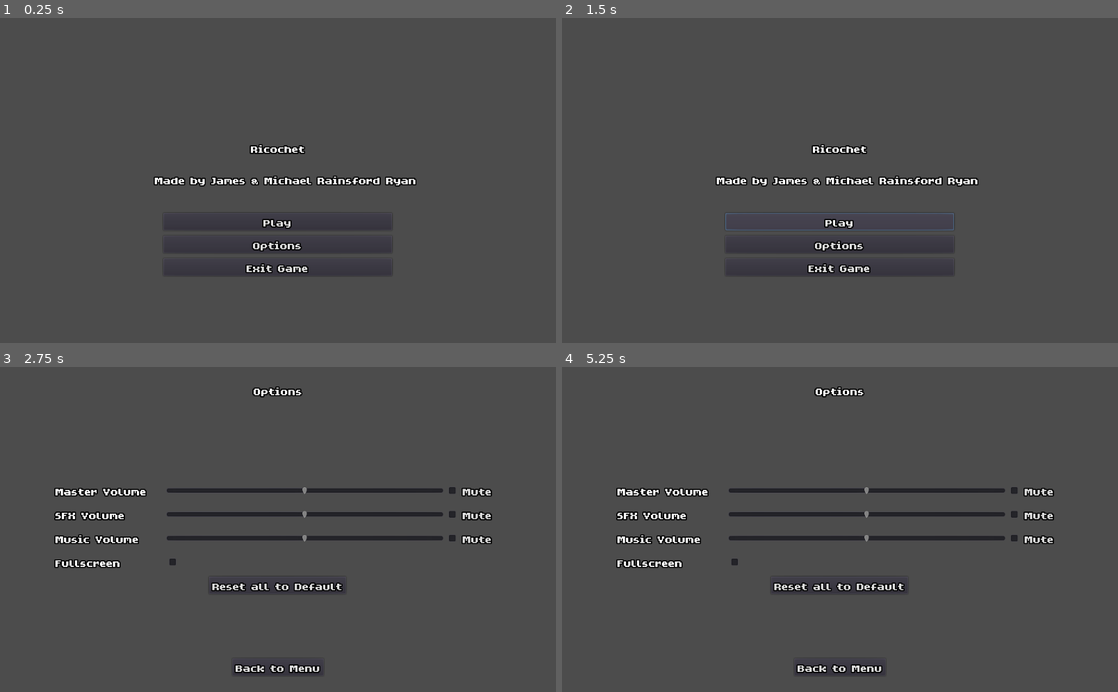
Above: before the commit, frames 1-4 (two rows, left to right).
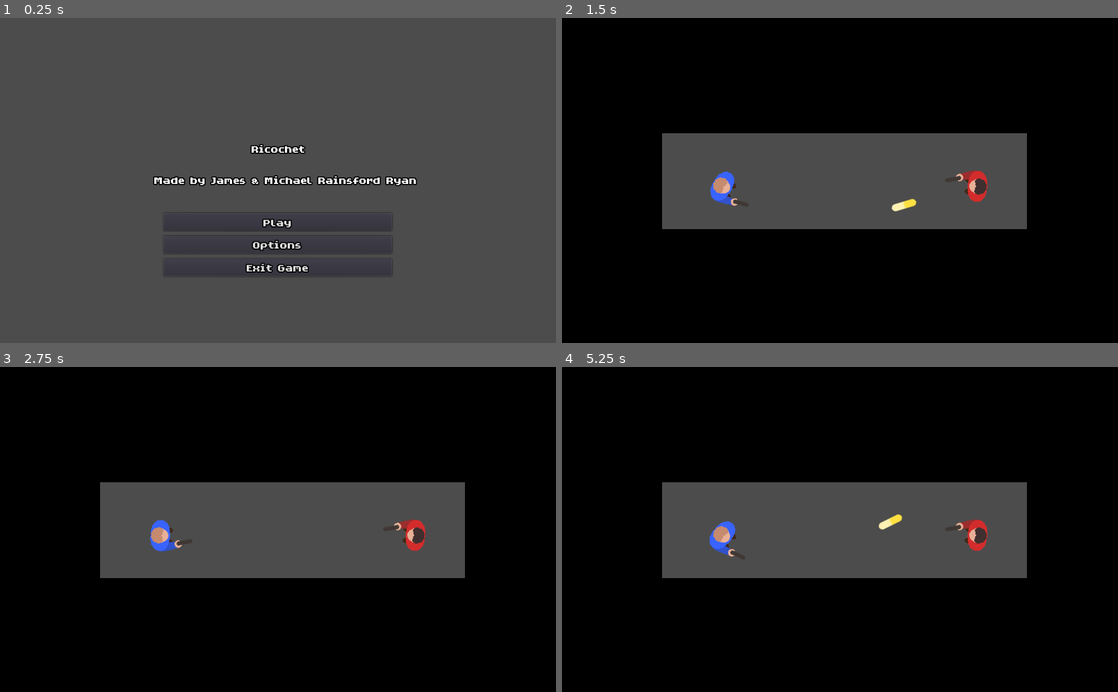
Above: after the commit, the same moments.

Repository: MichaelRRyan/ricochet
Game: Godot game, scene res://scenes/ui/main_menu_screen.tscn
The game is run twice, just before and just after one commit, with the same random seed, the same clock (stepped at 60 frames per second) and the same inputs.
Inputs (mouse positions are in pixels of both pictures, inside the frame that each line leads up to):
- Up to frame 1 (0.25 s): no input
- Up to frame 2 (1.5 s): click "Play" at 0.5 s; click (840, 222) at 1.25 s, where only the run before the commit has a clickable "Play"
- Up to frame 3 (2.75 s): click (278, 594) at 2 s, where only the run after the commit has a clickable "Retry Level"
- Up to frame 4 (5.25 s): click (840, 584) at 2.75 s, where only the run before the commit has a clickable "Reset all to Default"; click (840, 666) at 3.5 s, where only the run before the commit has a clickable "Back to Menu"; click (840, 571) at 4.25 s, where only the run after the commit has a clickable "Retry Level"; click (840, 594) at 5 s, where only the run before the commit has a clickable "Options"

The runs differ from the first frame. In frame 1, 1.2% of the frame differs, in the area x 27-75%, y 38-79%; in frame 2, 82%; in frame 3, 83%; in frame 4, 83%, in the area x 0-100%, y 0-100%.

Commit message:
Added fullscreen toggle and exit to main menu

Diff:
--- a/project.godot
+++ b/project.godot
@@ -17,6 +17,11 @@
 [autoload]
 
 UserPreferences="*res://scripts/user_preferences.gd"
+
+[display]
+
+window/stretch/mode="2d"
+window/stretch/aspect="keep"
 
 [input]
 
--- a/scenes/ui/level_complete_screen.tscn
+++ b/scenes/ui/level_complete_screen.tscn
@@ -54,3 +54,4 @@
 
 [connection signal="pressed" from="Options/NextLevelButton" to="." method="_on_NextLevelButton_pressed"]
 [connection signal="pressed" from="Options/RetryButton" to="." method="_on_RetryButton_pressed"]
+[connection signal="pressed" from="Options/ExitButton" to="." method="_on_ExitButton_pressed"]
--- a/scripts/ui/level_complete_screen.gd
+++ b/scripts/ui/level_complete_screen.gd
@@ -21,3 +21,9 @@
 
 
 #-------------------------------------------------------------------------------
+func _on_ExitButton_pressed():
+	var _r = get_tree().change_scene("res://scenes/ui/main_menu_screen.tscn")
+	get_tree().paused = false
+
+
+#-------------------------------------------------------------------------------
--- a/scripts/ui/level_failed_screen.gd
+++ b/scripts/ui/level_failed_screen.gd
@@ -15,8 +15,8 @@
 
 #-------------------------------------------------------------------------------
 func _on_ExitButton_pressed():
-	pass
-	#get_tree().paused = false
+	var _r = get_tree().change_scene("res://scenes/ui/main_menu_screen.tscn")
+	get_tree().paused = false
 
 
 #-------------------------------------------------------------------------------
--- a/scripts/ui/main_menu_screen.gd
+++ b/scripts/ui/main_menu_screen.gd
@@ -3,7 +3,7 @@
 
 #-------------------------------------------------------------------------------
 func _on_PlayButton_pressed():
-	pass # Replace with function body.
+	var _r = get_tree().change_scene("res://scenes/levels/level1.tscn")
 
 
 #-------------------------------------------------------------------------------
--- a/scripts/user_preferences.gd
+++ b/scripts/user_preferences.gd
@@ -7,7 +7,6 @@
 var _master_volume_muted : bool = false setget set_master_volume_muted, get_master_volume_muted
 var _sfx_volume_muted : bool = false setget set_sfx_volume_muted, get_sfx_volume_muted
 var _music_volume_muted : bool = false setget set_music_volume_muted, get_music_volume_muted
-var _fullscreen : bool = false setget set_fullscreen, get_fullscreen
 
 
 #-------------------------------------------------------------------------------
@@ -18,7 +17,6 @@
 	_master_volume_muted = false
 	_sfx_volume_muted = false
 	_music_volume_muted = false
-	_fullscreen = false
 
 
 #-------------------------------------------------------------------------------
@@ -53,7 +51,7 @@
 
 #-------------------------------------------------------------------------------
 func set_fullscreen(value : bool) -> void:
-	_fullscreen = value
+	OS.window_fullscreen = value
 
 
 #-------------------------------------------------------------------------------
@@ -73,7 +71,7 @@
 
 #-------------------------------------------------------------------------------
 func get_fullscreen() -> bool:
-	return _fullscreen
+	return OS.window_fullscreen
 
 
 #-------------------------------------------------------------------------------
